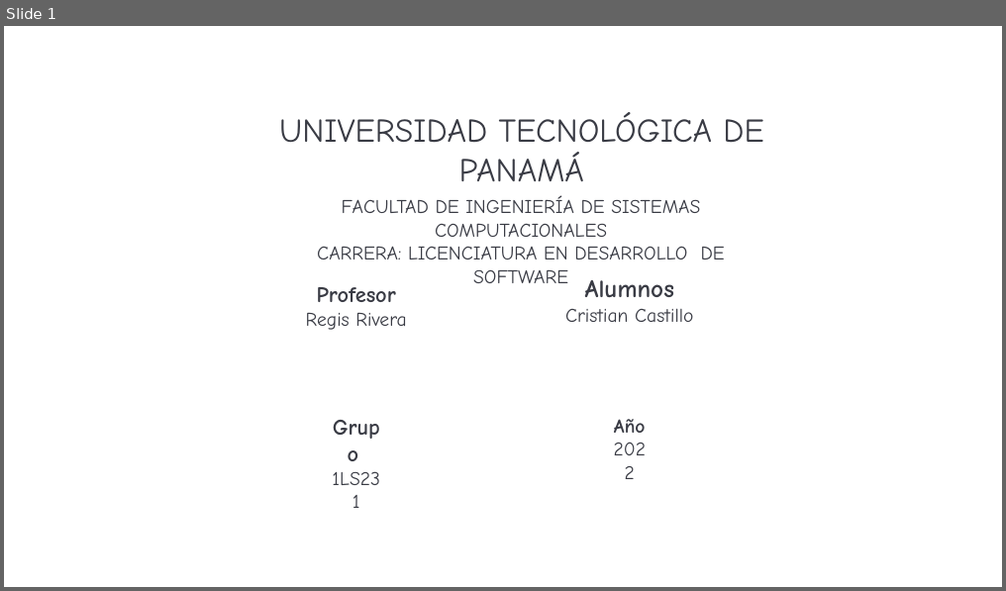
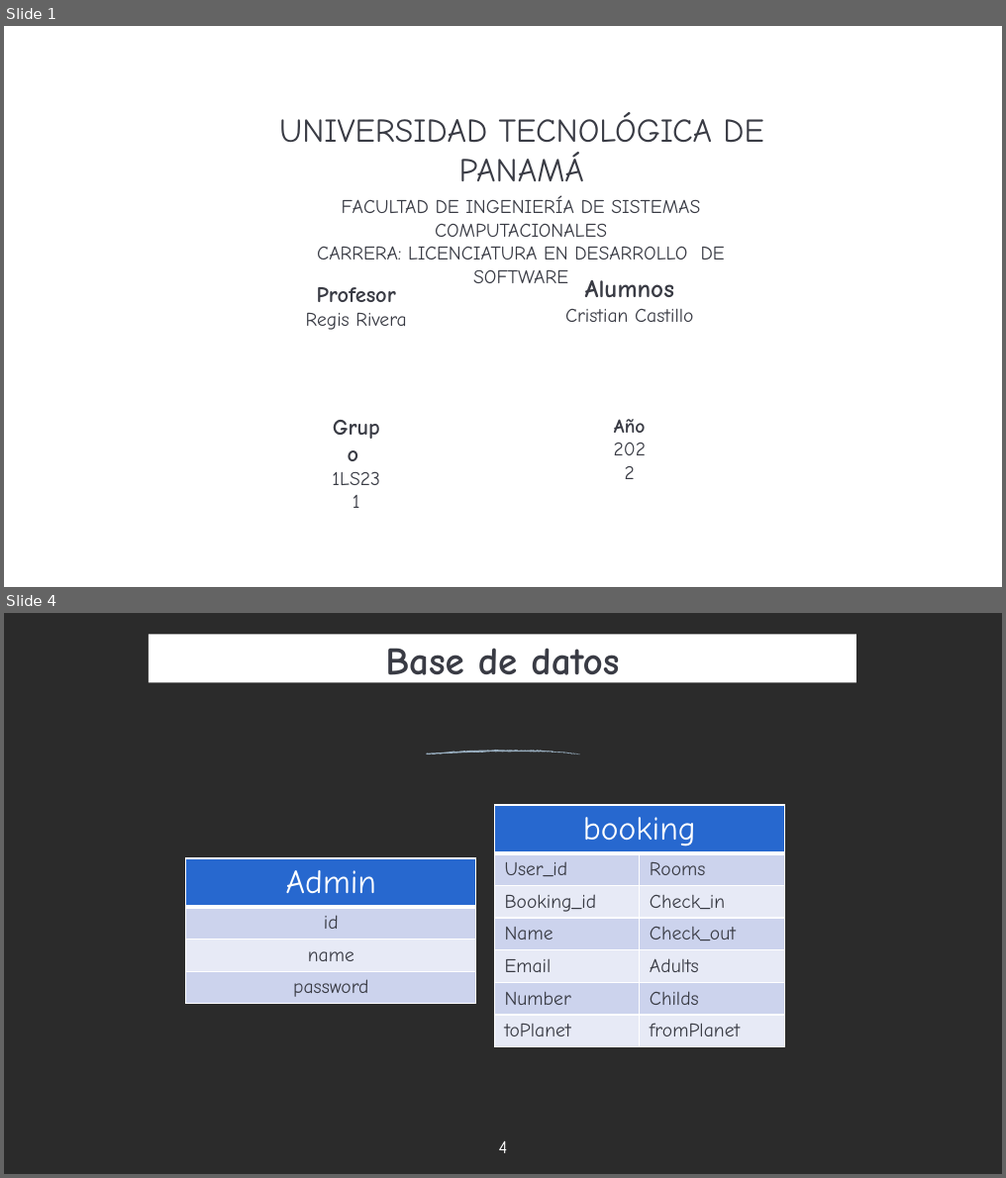
Before and after one commit to Cristian1234567890/Curso-DS7, a slide deck: Proyectos/Proyecto-Final/project/Presentacion proyecto final .pptx. Shown one above the other, each under a label of ours: slide 1 before the commit, slides 1 and 4 after it; the slides between them are not shown. The pictures are 1006x591 and 1006x1178 pixels, drawn with LibreOffice and Linux fonts; fonts in the diff are those of the drawing; background and template pictures are left out; a plain dark background stands for a picture behind light text. Boxes give left, top, right and bottom in pixels: in the first picture for what was removed or moved away, otherwise in the second. Text is boxed around its words. In the diff, an @@ line names an element or a change of style, - is before the commit and + after.

```diff
--- a/Proyectos/Proyecto-Final/project/Presentacion proyecto final .pptx
+++ b/Proyectos/Proyecto-Final/project/Presentacion proyecto final .pptx
@@ slide 4 added at [4,613,1002,1174], background picture (left out) @@
@@ title added at [149,634,857,683], fill #FFFFFF, 28 pt, text #393B44, bold @@
+Base de datos
@@ freeform shape added at [426,742,580,766], fill #98ADBE @@
@@ table added at [494,805,783,1055], 7 rows, 2 columns @@
+booking | 
+User_id | Rooms
+Booking_id | Check_in
+Name | Check_out
+Email | Adults
+Number | Childs
+toPlanet | fromPlanet
@@ table added at [185,859,476,1008], 4 rows, 1 columns @@
+Admin
+id
+name
+password
@@ page number added at [499,1142,508,1154], 13 pt, text #FFFFFF @@
+4
```
Also in this commit, not shown: 4 other slides added, 9 slides removed, 13 other files.
